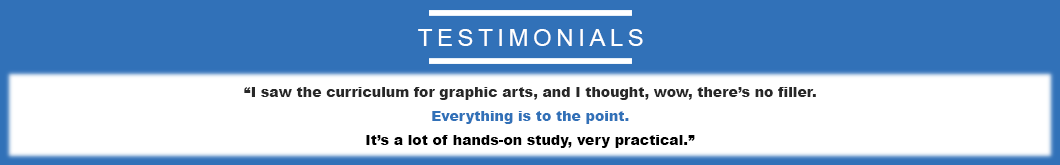
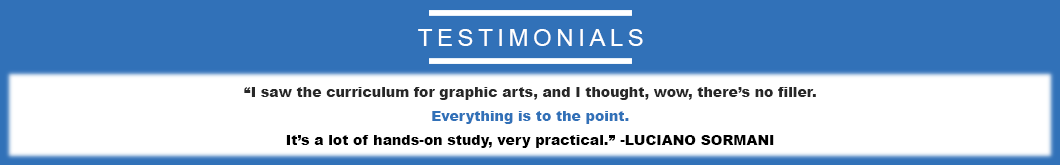
Revision of a layered 1060×165 image; what changed, layer by layer:
painted on "“I saw the curriculum for graphic arts, and I thought, wow, the" over [286,135,774,148]
